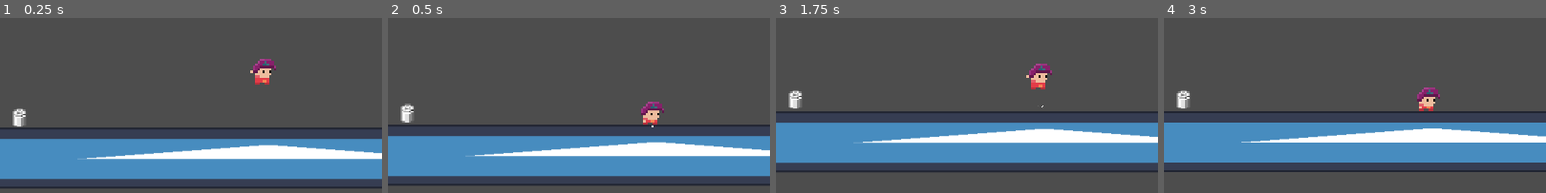
Above: before the commit, frames 1-4 (left to right).
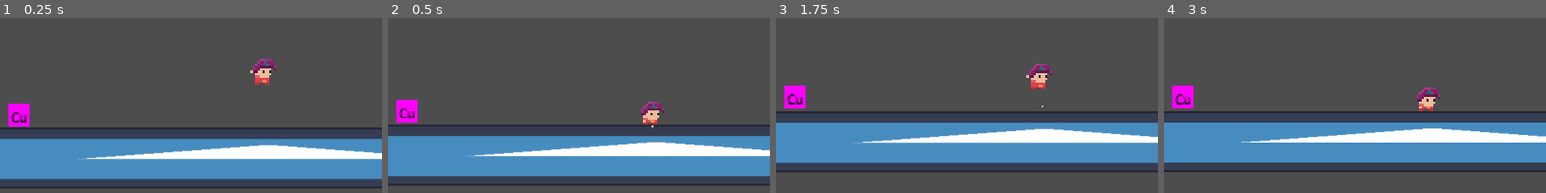
Above: after the commit, the same moments.

Repository: diamonddevv/github-game-off-2024
Game: Godot game, scene res://scenes/main.tscn
Two runs of this game, one before a commit and one after it. Both use one fixed random seed, a clock stepped at 60 frames per second and the inputs below. The engine's default icon, where the game draws it, is replaced by a stand-in: a white triangle on a blue panel in a dark square.
Inputs:
- Up to frame 1 (0.25 s): no input
- Up to frame 2 (0.5 s): no input
- Up to frame 3 (1.75 s): hold S (crouch) 0.53-1.28 s; hold Right (inv_right, bound only after the commit) from 0.53 s (still down); tap W (jump) at 0.77, 1.52 s; tap S (crouch) at 1.35 s
- Up to frame 4 (3 s): release Right (inv_right, bound only after the commit) at 2.03 s; hold Left (inv_left, bound only after the commit) 2.03-2.78 s; hold S (crouch) 2.03-2.78 s; tap Enter at 2.75 s; hold Right (inv_right, bound only after the commit) from 2.78 s (still down); tap S (crouch) at 2.85 s
The pictures show only the part of the screen within x 15-65%, y 49-99%; the shares and areas given below are measured in that part.

The runs differ from the first frame. In frame 1, 0.8% of the frame differs, in the area x 2-8%, y 48-63%; in frame 2, 0.8%; in frame 3, 0.8%; in frame 4, 0.8%.

Commit message:
crafting

Diff:
--- a/prefabs/game/crafting_station.tscn
+++ b/prefabs/game/crafting_station.tscn
@@ -17,3 +17,5 @@
 
 [node name="CollisionShape2D" type="CollisionShape2D" parent="ReachableRegion"]
 shape = SubResource("RectangleShape2D_t5gfw")
+
+[connection signal="body_entered" from="ReachableRegion" to="." method="_on_reachable_region_body_entered"]
--- a/prefabs/ui/inventory_cell.tscn
+++ b/prefabs/ui/inventory_cell.tscn
@@ -1,7 +1,13 @@
-[gd_scene load_steps=4 format=3 uid="uid://lmgyv58cbri8"]
+[gd_scene load_steps=6 format=3 uid="uid://lmgyv58cbri8"]
 
 [ext_resource type="Script" path="res://scripts/inventory/inventory_cell.gd" id="1_7nuiu"]
+[ext_resource type="Shader" path="res://resources/shader/glint.gdshader" id="1_gwowi"]
 [ext_resource type="Texture2D" uid="uid://cginbigbdj7vb" path="res://resources/texture/items.png" id="2_i6647"]
+
+[sub_resource type="ShaderMaterial" id="ShaderMaterial_1nd3r"]
+shader = ExtResource("1_gwowi")
+shader_parameter/enabled = false
+shader_parameter/rotate_speed = 2.0
 
 [sub_resource type="AtlasTexture" id="AtlasTexture_161mf"]
 atlas = ExtResource("2_i6647")
@@ -23,6 +29,7 @@
 offset_bottom = 50.0
 
 [node name="Texture" type="TextureRect" parent="CenterContainer"]
+material = SubResource("ShaderMaterial_1nd3r")
 custom_minimum_size = Vector2(50, 50)
 layout_mode = 2
 texture = SubResource("AtlasTexture_161mf")
--- a/project.godot
+++ b/project.godot
@@ -73,6 +73,26 @@
 , Object(InputEventJoypadButton,"resource_local_to_scene":false,"resource_name":"","device":-1,"button_index":2,"pressure":0.0,"pressed":true,"script":null)
 ]
 }
+inv_up={
+"deadzone": 0.5,
+"events": [Object(InputEventKey,"resource_local_to_scene":false,"resource_name":"","device":-1,"window_id":0,"alt_pressed":false,"shift_pressed":false,"ctrl_pressed":false,"meta_pressed":false,"pressed":false,"keycode":0,"physical_keycode":4194320,"key_label":0,"unicode":0,"location":0,"echo":false,"script":null)
+]
+}
+inv_down={
+"deadzone": 0.5,
+"events": [Object(InputEventKey,"resource_local_to_scene":false,"resource_name":"","device":-1,"window_id":0,"alt_pressed":false,"shift_pressed":false,"ctrl_pressed":false,"meta_pressed":false,"pressed":false,"keycode":0,"physical_keycode":4194322,"key_label":0,"unicode":0,"location":0,"echo":false,"script":null)
+]
+}
+inv_left={
+"deadzone": 0.5,
+"events": [Object(InputEventKey,"resource_local_to_scene":false,"resource_name":"","device":-1,"window_id":0,"alt_pressed":false,"shift_pressed":false,"ctrl_pressed":false,"meta_pressed":false,"pressed":false,"keycode":0,"physical_keycode":4194319,"key_label":0,"unicode":0,"location":0,"echo":false,"script":null)
+]
+}
+inv_right={
+"deadzone": 0.5,
+"events": [Object(InputEventKey,"resource_local_to_scene":false,"resource_name":"","device":-1,"window_id":0,"alt_pressed":false,"shift_pressed":false,"ctrl_pressed":false,"meta_pressed":false,"pressed":false,"keycode":0,"physical_keycode":4194321,"key_label":0,"unicode":0,"location":0,"echo":false,"script":null)
+]
+}
 
 [layer_names]
 
--- /dev/null
+++ b/resources/shader/glint.gdshader
@@ -0,0 +1,22 @@
+shader_type canvas_item;
+
+uniform bool enabled = false;
+uniform float rotate_speed : hint_range(0, 2, 0.1);
+
+vec2 rotate(vec2 uv, vec2 pivot, float angle)
+{
+	mat2 rotation = mat2(vec2(sin(angle), -cos(angle)),
+						vec2(cos(angle), sin(angle)));
+
+	uv -= pivot;
+	uv = uv * rotation;
+	uv += pivot;
+	return uv;
+}
+
+void fragment() {
+	if (enabled) {
+		vec3 tint = vec3(rotate(UV, vec2(0.5), TIME * rotate_speed), 1);
+		COLOR = texture(TEXTURE, UV) * vec4(tint, 1);
+	}
+}
--- a/scenes/main.tscn
+++ b/scenes/main.tscn
@@ -39,3 +39,4 @@
 
 [node name="Item2" parent="." instance=ExtResource("3_jimpc")]
 position = Vector2(-524, -119)
+item_idx = 2
--- a/scripts/game/crafting_station.gd
+++ b/scripts/game/crafting_station.gd
@@ -1,2 +1,11 @@
 extends Node2D
 class_name CraftingStation
+
+
+func _ready():
+	pass
+
+
+func _on_reachable_region_body_entered(body: Node2D) -> void:
+	if body is Player:
+		var player := body as Player
--- a/scripts/global_manager.gd
+++ b/scripts/global_manager.gd
@@ -43,7 +43,7 @@
 			recipe.ingredients.append(ing)
 
 
-static func get_texture_region_indexed(index: int, width: int, height: int, seperation: int, row: int):
+static func get_texture_region_indexed(index: int, width: int, height: int, seperation: int, row: int) -> Rect2i:
 	var x: int = (index % row)
 	var y: int = roundi(index / row)
 
--- a/scripts/inventory/inventory_cell.gd
+++ b/scripts/inventory/inventory_cell.gd
@@ -4,13 +4,19 @@
 @onready var texture_rect: TextureRect = $CenterContainer/Texture
 @onready var label: Label = $Label
 
-
+var selected: bool
 var texture_index_to_set: int
 var count_to_set: int
 
 func _ready() -> void:
 	texture_rect.texture = texture_rect.texture.duplicate()
+	texture_rect.material = texture_rect.material.duplicate()
+
 	(texture_rect.texture as AtlasTexture).region = GlobalManagerAutoloaded.get_texture_region_indexed(
 		texture_index_to_set, Item.ITEMS_W, Item.ITEMS_H, Item.ITEMS_SEP, Item.ITEMS_ROW
 	)
 	label.text = str(count_to_set)
+
+
+func _process(delta: float) -> void:
+	(texture_rect.material as ShaderMaterial).set_shader_parameter(&"enabled", selected)
--- a/scripts/inventory/inventory_screen.gd
+++ b/scripts/inventory/inventory_screen.gd
@@ -4,6 +4,8 @@
 signal closed()
 
 var inventory: Inventory
+var selected_idx: int = 0
+var inv_cells: Array[InventoryCell]
 
 static var inv_cell_prefab: PackedScene = ResourceLoader.load("res://prefabs/ui/inventory_cell.tscn")
 
@@ -16,18 +18,33 @@
 
 	inventory.updated.connect(_populate)
 
-
 func _process(_delta: float) -> void:
 	if Input.is_action_just_pressed(&"open_player_inventory"):
 		close()
 
+
+	if len(inv_cells) > 0:
+		inv_cells[selected_idx].selected = false
+
+		if Input.is_action_just_pressed("inv_left"):
+			selected_idx -= 1
+		if Input.is_action_just_pressed("inv_right"):
+			selected_idx += 1
+
+		selected_idx = wrap(selected_idx, 0, len(inv_cells))
+
+		inv_cells[selected_idx].selected = true
+
 func _populate() -> void:
+	inv_cells = []
 	for c in cells.get_children():
 		c.queue_free()
 
 	capacity.text = "%s/%s" % [inventory.capacity, inventory.max_size]
 	for item_idx in inventory.items.keys():
-		cells.add_child(_make_cell(item_idx, inventory.items[item_idx]))
+		var cell := _make_cell(item_idx, inventory.items[item_idx])
+		inv_cells.append(cell)
+		cells.add_child(cell)
 
 func _make_cell(item_idx: int, count: int) -> InventoryCell:
 	var cell: InventoryCell = inv_cell_prefab.instantiate()
